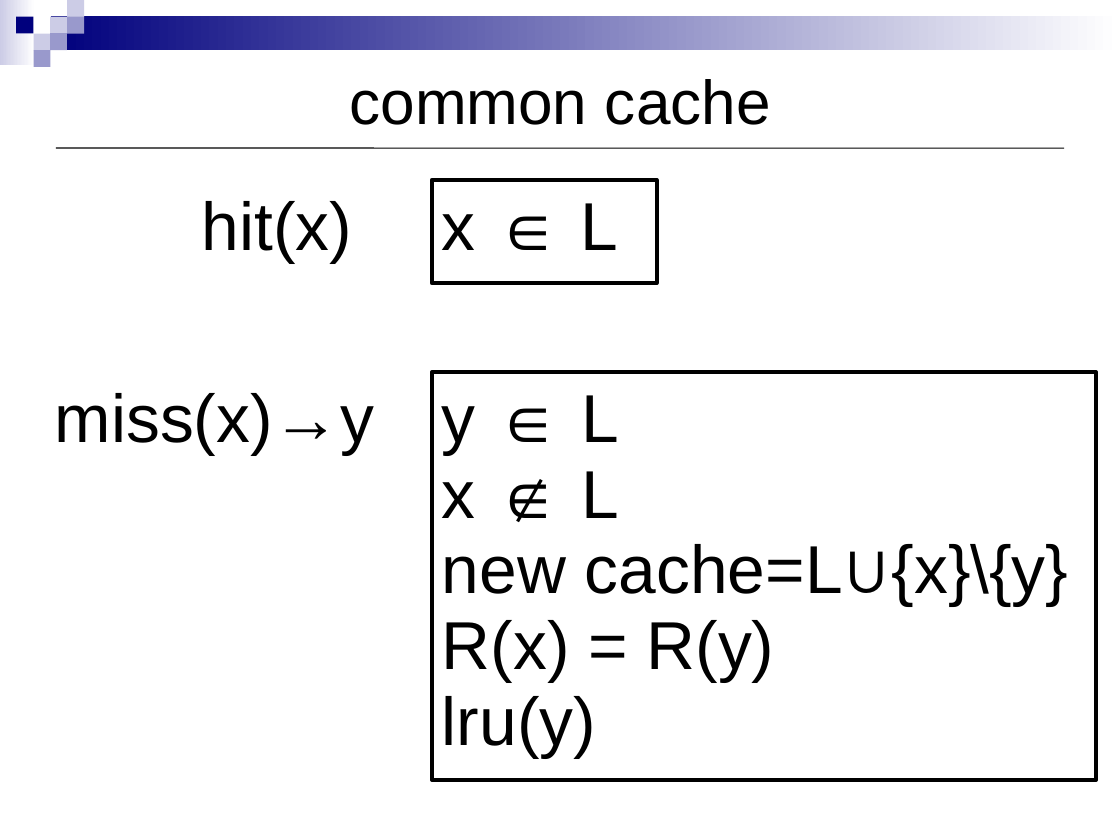
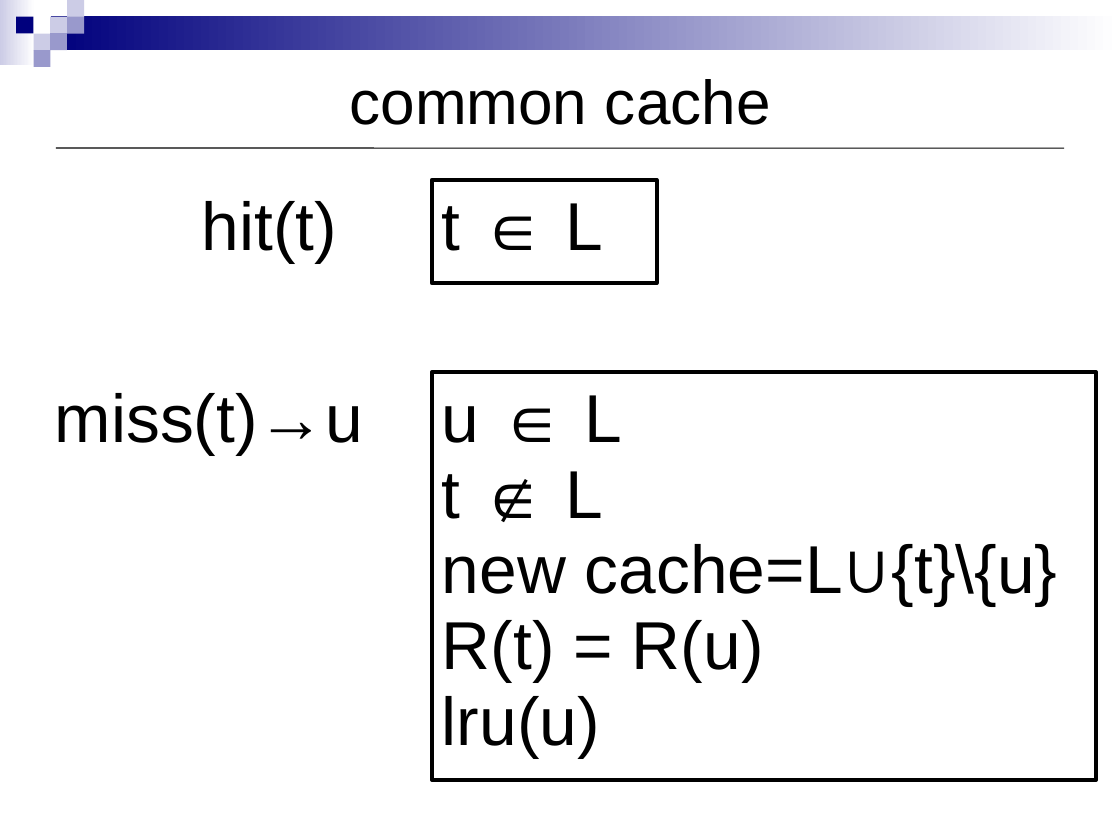
Before and after one commit to kornevgen/tesla-project, a slide deck: slide 20 of papers/SYRCoSE2009/show/syrcose09.ppt (slide 17 before the commit). Drawn at 1120x840 pixels with LibreOffice and Linux fonts; fonts in the diff are those of the drawing. Boxes give left, top, right and bottom in pixels: in the first picture for what was removed or moved away, otherwise in the second. Text is boxed around its words. In the diff, an @@ line names an element or a change of style, - is before the commit and + after.

```diff
--- a/papers/SYRCoSE2009/show/syrcose09.ppt
+++ b/papers/SYRCoSE2009/show/syrcose09.ppt
@@ text at (x1=202, y1=201, x2=337, y2=263): text changed @@
-hit(x)
+hit(t)
@@ text in rectangle at (x1=442, y1=203, x2=604, y2=251): text changed @@
-x ∈ L
+t ∈ L
@@ text at (x1=55, y1=393, x2=363, y2=455): text changed @@
-miss(x)→y
+miss(t)→u
@@ text in rectangle at (x1=442, y1=395, x2=1057, y2=758): text changed @@
-y ∈ L
-x ∉ L
-new cache=L∪{x}\{y}
-R(x) = R(y)
-lru(y)
+u ∈ L
+t ∉ L
+new cache=L∪{t}\{u}
+R(t) = R(u)
+lru(u)
```
Also in this commit, not shown: 11 other slides changed, 3 slides added.
